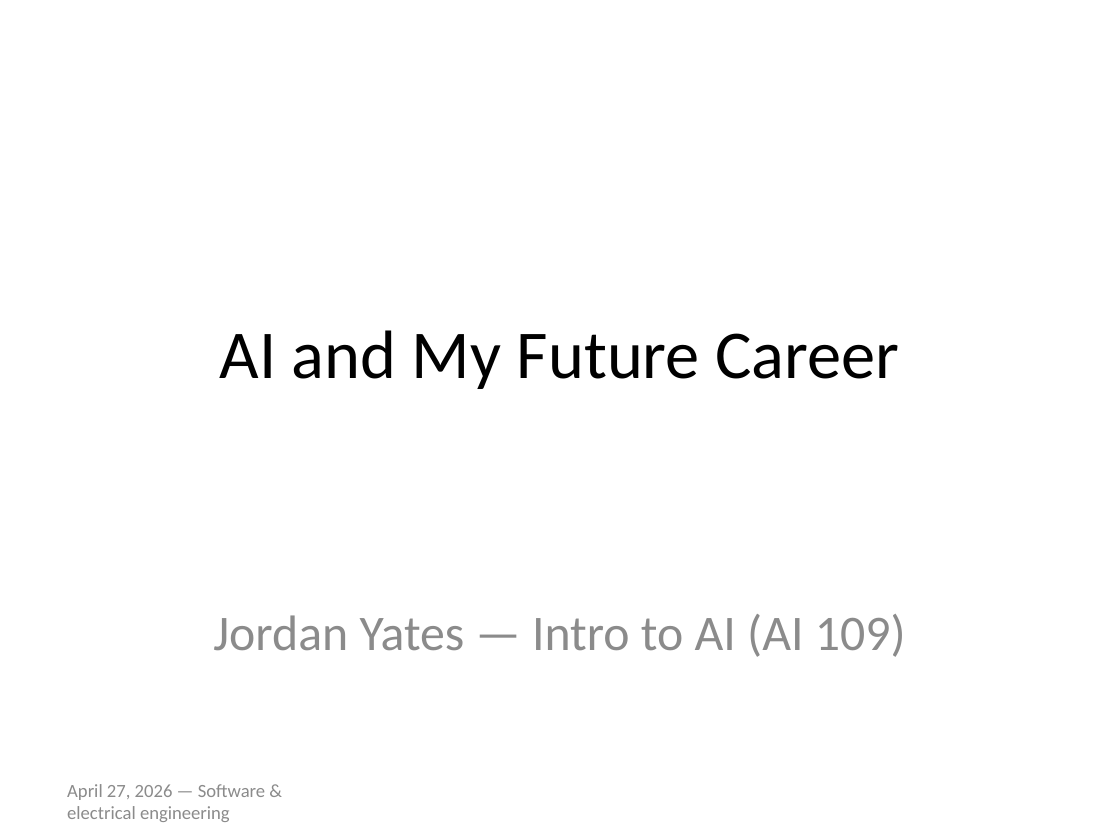
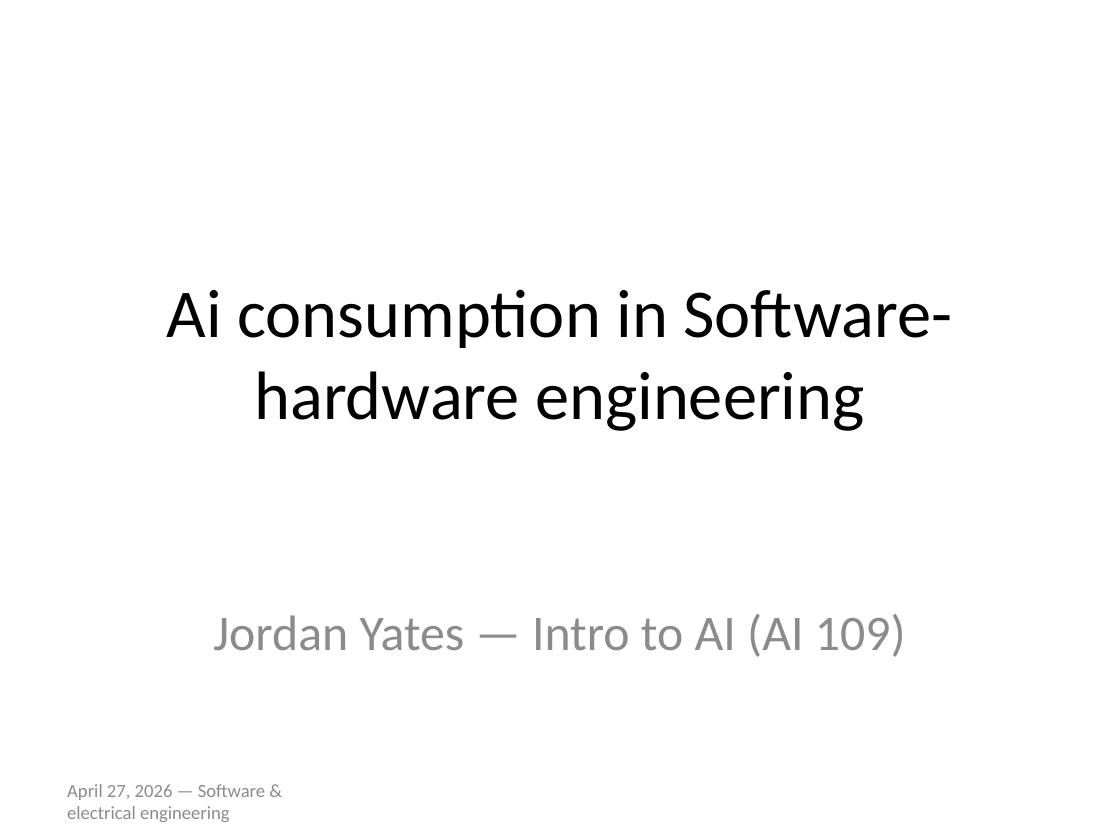
Before and after one commit to jyates301/-jyates301-.github.io, a slide deck: slide 1 of career-slides.pptx. Drawn at 1120x840 pixels with LibreOffice and Linux fonts; fonts in the diff are those of the drawing. Boxes give left, top, right and bottom in pixels: in the first picture for what was removed or moved away, otherwise in the second. Text is boxed around its words. In the diff, an @@ line names an element or a change of style, - is before the commit and + after.

Commit message:
Update career presentation title to reflect focus on AI consumption in software-hardware engineering

```diff
--- a/career-slides.pptx
+++ b/career-slides.pptx
@@ title at (x1=167, y1=289, x2=952, y2=431): text changed @@
-AI and My Future Career
+Ai consumption in Software-hardware engineering
```
